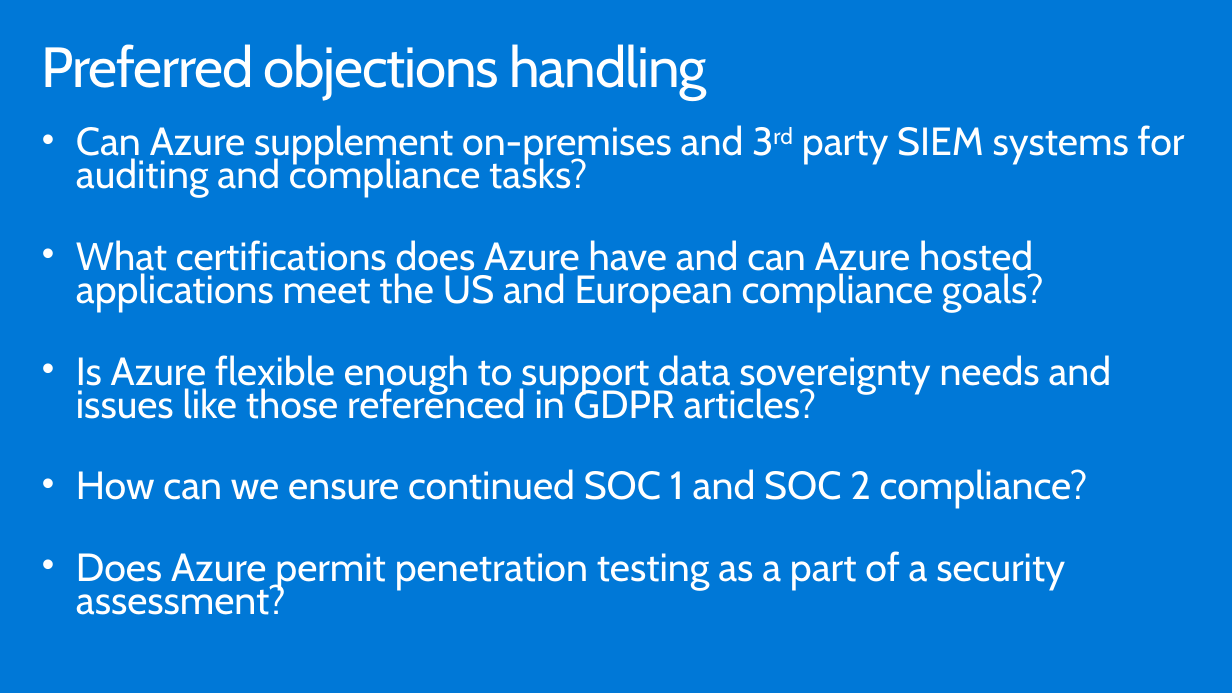
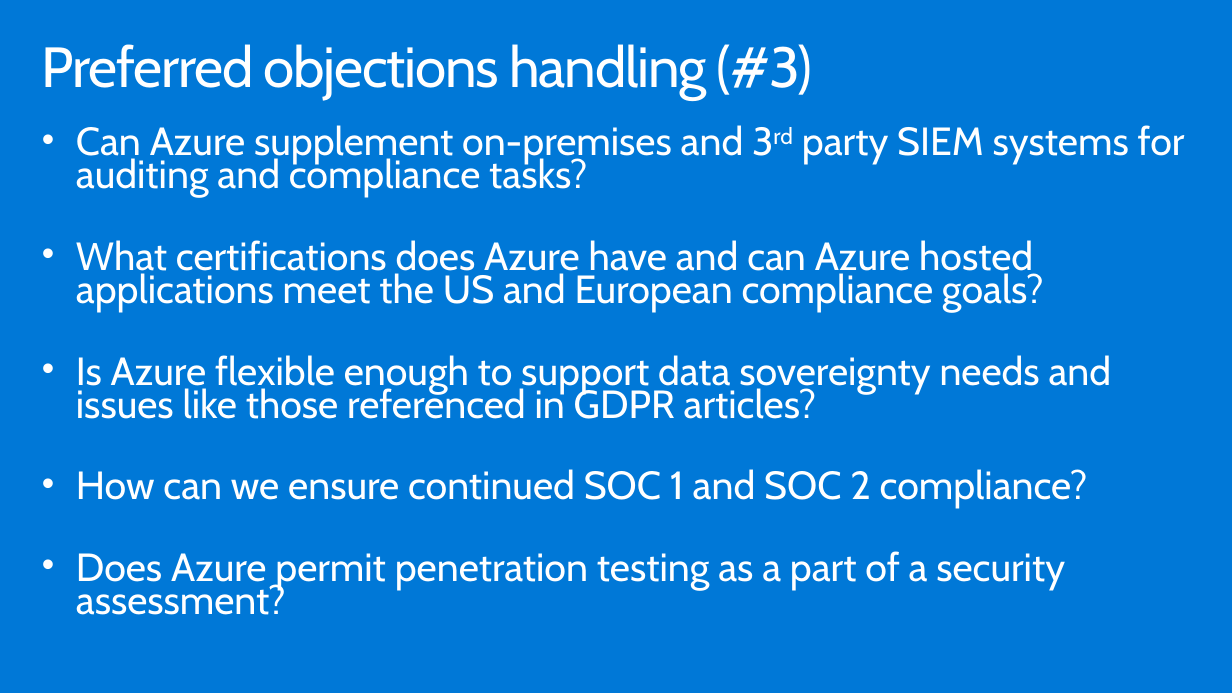
Before and after one commit to tejaswini972/MCW-Security-baseline-on-Azure, a slide deck: slide 31 of Whiteboard design session/WDS trainer presentation - Security baseline on Azure.pptx. Drawn at 1232x693 pixels with LibreOffice and Linux fonts; fonts in the diff are those of the drawing. Boxes give left, top, right and bottom in pixels: in the first picture for what was removed or moved away, otherwise in the second. Text is boxed around its words. In the diff, an @@ line names an element or a change of style, - is before the commit and + after.

```diff
--- a/Whiteboard design session/WDS trainer presentation - Security baseline on Azure.pptx
+++ b/Whiteboard design session/WDS trainer presentation - Security baseline on Azure.pptx
@@ title at (42,44,813,100): text changed @@
-Preferred objections handling
+Preferred objections handling (#3)
```
Also in this commit, not shown: 8 other slides changed, 4 other files.
